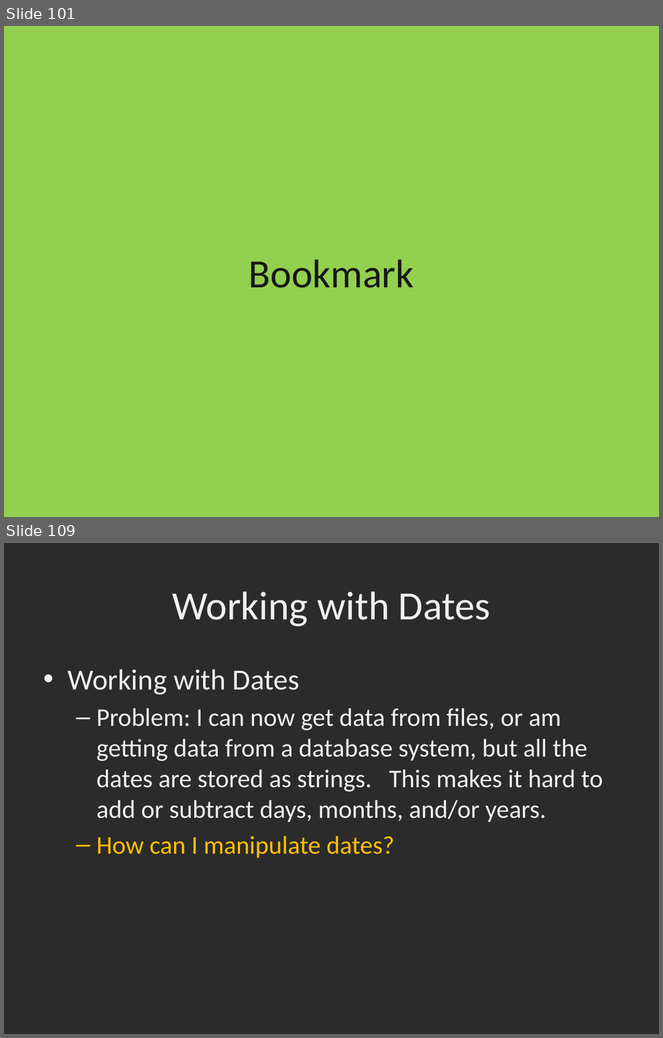
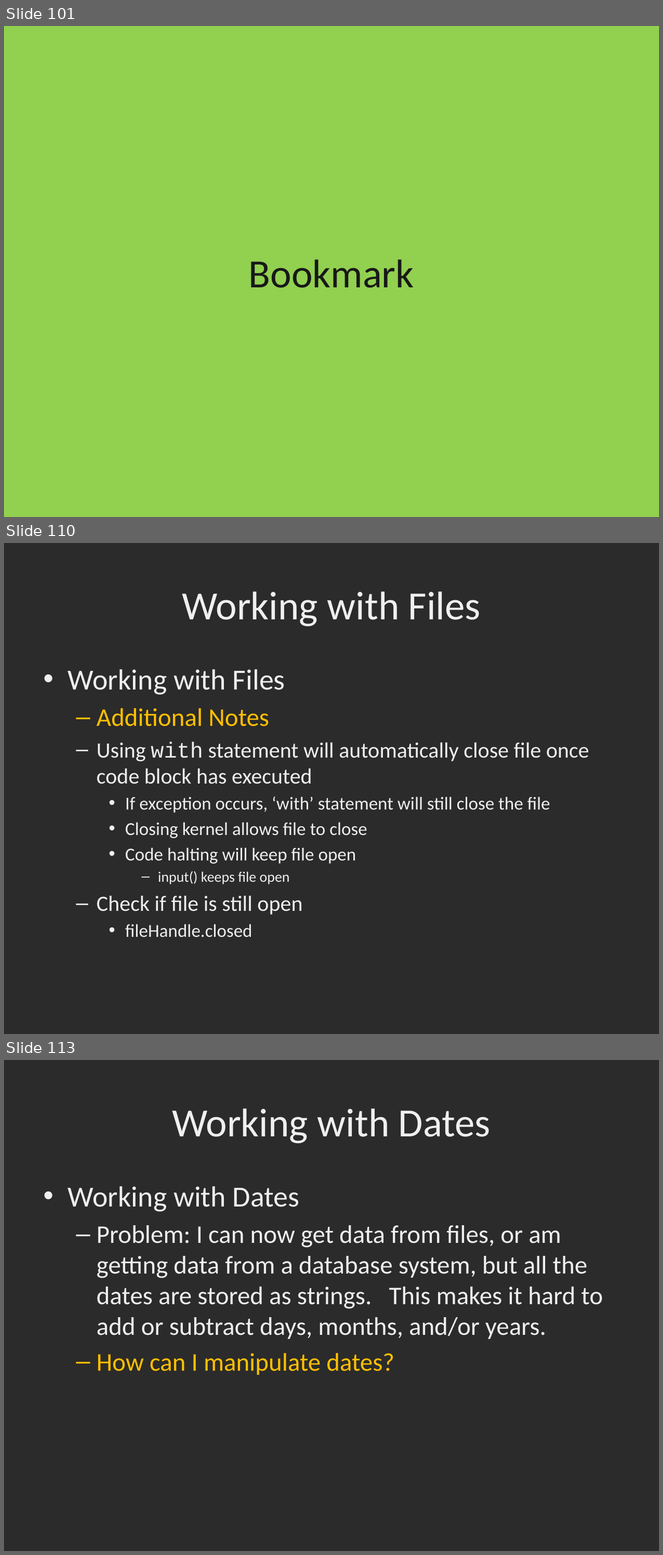
Before and after one commit to dbowmans46/PracticalProgramming, a slide deck: Session 7 - Python/Instructional Material/Python Review and Tutorial.pptx. Shown one above the other, each under a label of ours: slides 101 and 109 before the commit, slides 101, 110 and 113 after it; the slides between them are not shown. The pictures are 663x1038 and 663x1555 pixels, drawn with LibreOffice and Linux fonts; fonts in the diff are those of the drawing; background and template pictures are left out; a plain dark background stands for a picture behind light text. Boxes give left, top, right and bottom in pixels: in the first picture for what was removed or moved away, otherwise in the second. Text is boxed around its words. In the diff, an @@ line names an element or a change of style, - is before the commit and + after.

Commit message:
Added additional slides and example code on file i/o

```diff
--- a/Session 7 - Python/Instructional Material/Python Review and Tutorial.pptx
+++ b/Session 7 - Python/Instructional Material/Python Review and Tutorial.pptx
@@ slide 110 added at (x1=4, y1=543, x2=659, y2=1034), background picture (left out) @@
@@ title added at (x1=182, y1=591, x2=481, y2=627), 44 pt, text #EFEFEF @@
+Working with Files
@@ text added at (x1=68, y1=669, x2=590, y2=938), 20 pt, text #EFEFEF @@
+• Working with Files
+  – Additional Notes
+  – Using with statement will automatically close file once code block has executed
+    • If exception occurs, ‘with’ statement will still close the file
+    • Closing kernel allows file to close
+    • Code halting will keep file open
+      – input() keeps file open
+  – Check if file is still open
+    • fileHandle.closed
@@ what was slide 109 is now slide 113 @@
```
Also in this commit, not shown: 7 slides changed, 3 other slides added, 1 other file.
